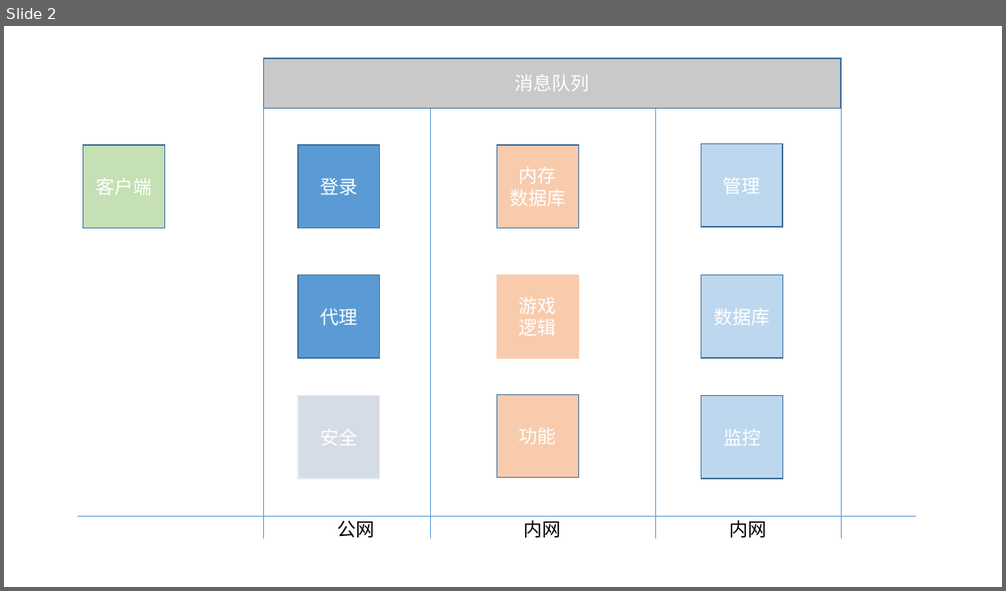
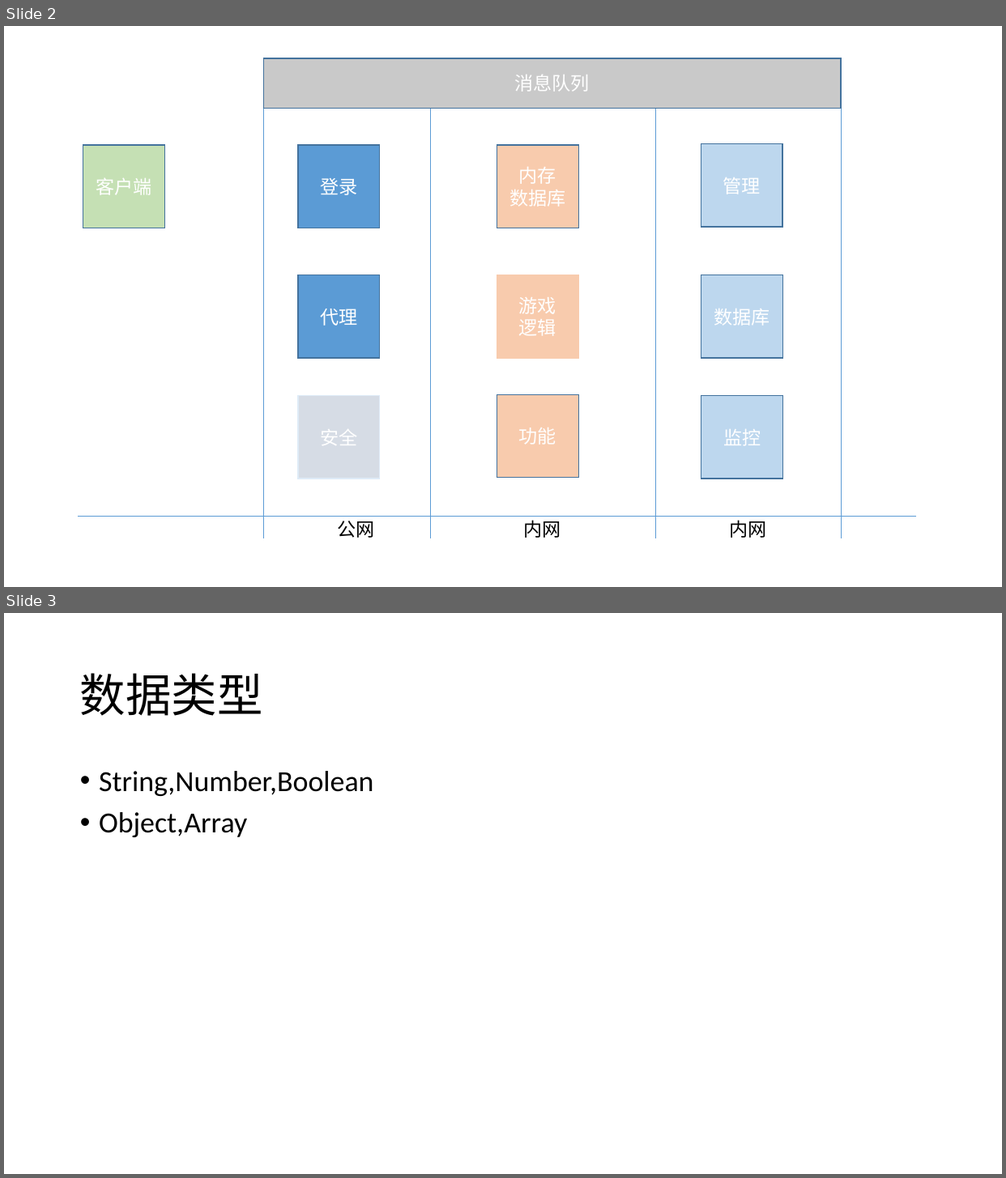
Before and after one commit to game3s/MMORPG, a slide deck: www/overview.pptx. Shown one above the other, each under a label of ours: slide 2 before the commit, slides 2 and 3 after it. The pictures are 1006x591 and 1006x1178 pixels, drawn with LibreOffice and Linux fonts; fonts in the diff are those of the drawing. Boxes give left, top, right and bottom in pixels: in the first picture for what was removed or moved away, otherwise in the second. Text is boxed around its words. In the diff, an @@ line names an element or a change of style, - is before the commit and + after.

```diff
--- a/www/overview.pptx
+++ b/www/overview.pptx
@@ slide 3 added at [4, 613, 1002, 1174], background #FFFFFF @@
@@ title added at [80, 673, 263, 716], 44 pt, text #000000 @@
+数据类型
@@ text added at [99, 771, 374, 837], 28 pt, text #000000 @@
+• String,Number,Boolean
+• Object,Array
```
Also in this commit, not shown: 4 other files.
